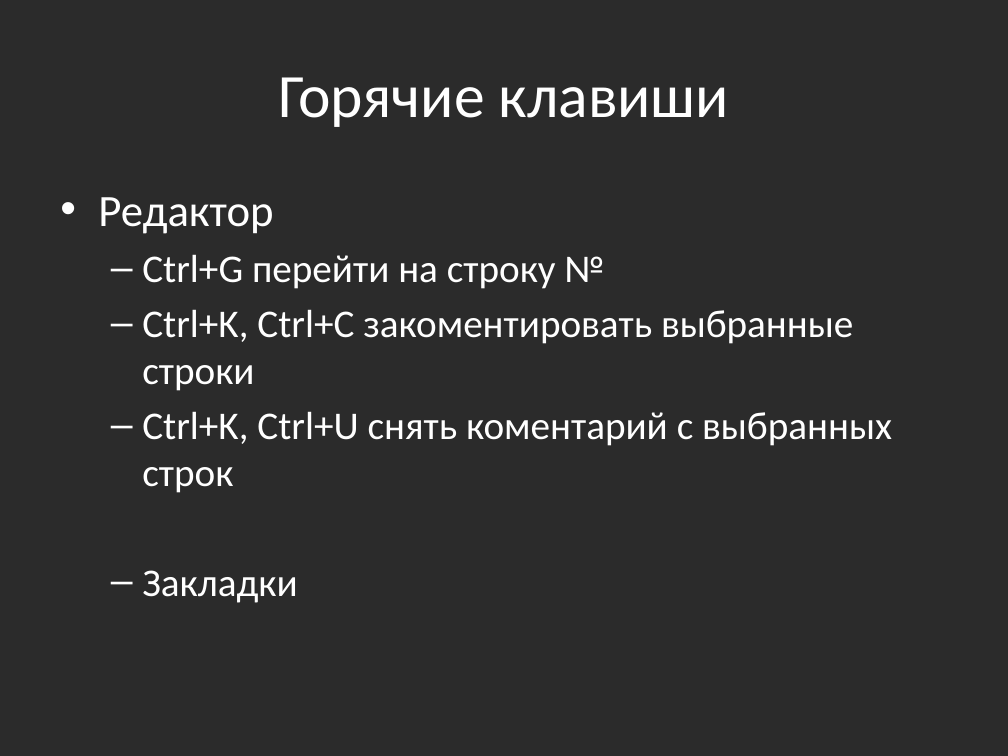
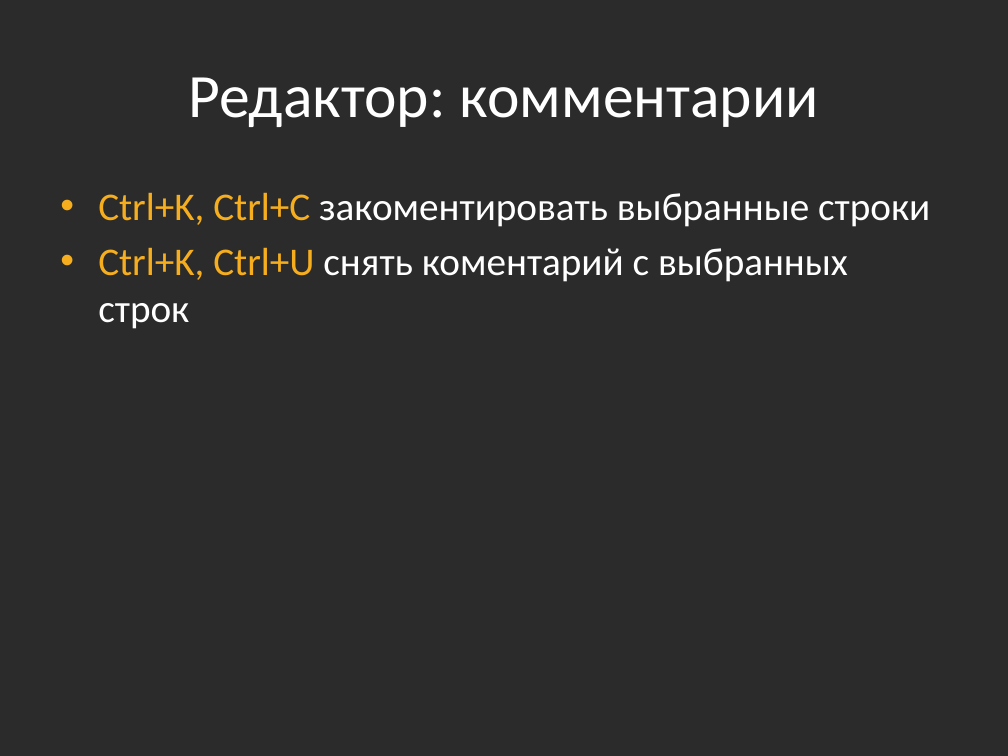
Before and after one commit to bazile/Training, a slide deck: slide 9 of Presentation/tools-visual-studio.pptx (slide 17 before the commit). Drawn at 1008x756 pixels with LibreOffice and Linux fonts; fonts in the diff are those of the drawing; background and template pictures are left out; a plain dark background stands for a picture behind light text. Boxes give left, top, right and bottom in pixels: in the first picture for what was removed or moved away, otherwise in the second. Text is boxed around its words. In the diff, an @@ line names an element or a change of style, - is before the commit and + after.

```diff
--- a/Presentation/tools-visual-studio.pptx
+++ b/Presentation/tools-visual-studio.pptx
@@ title at <box>188,77,819,127</box>: text changed @@
-Горячие клавиши
+Редактор: комментарии
@@ text "Ctrl+K, Ctrl+C закоментировать выбранные строки" at <box>98,192,930,329</box>: text colour #FFFFFF to #F6AE1E in "Ctrl+K, Ctrl+C", "Ctrl+K, Ctrl+U"; bullet – to •; list level 2 to 1 in "Ctrl+K, Ctrl+C закоментировать выбранные строки"; list level 2 to 1 in "Ctrl+K, Ctrl+U снять коментарий с ..." @@
@@ text at <box>98,197,604,289</box>: paragraphs removed @@
-• Редактор
-  – Ctrl+G перейти на строку №
@@ text at <box>142,570,297,603</box>: paragraph removed @@
-  – Закладки
```
Also in this commit, not shown: 4 other slides changed, 2 slides added, 1 other file.
